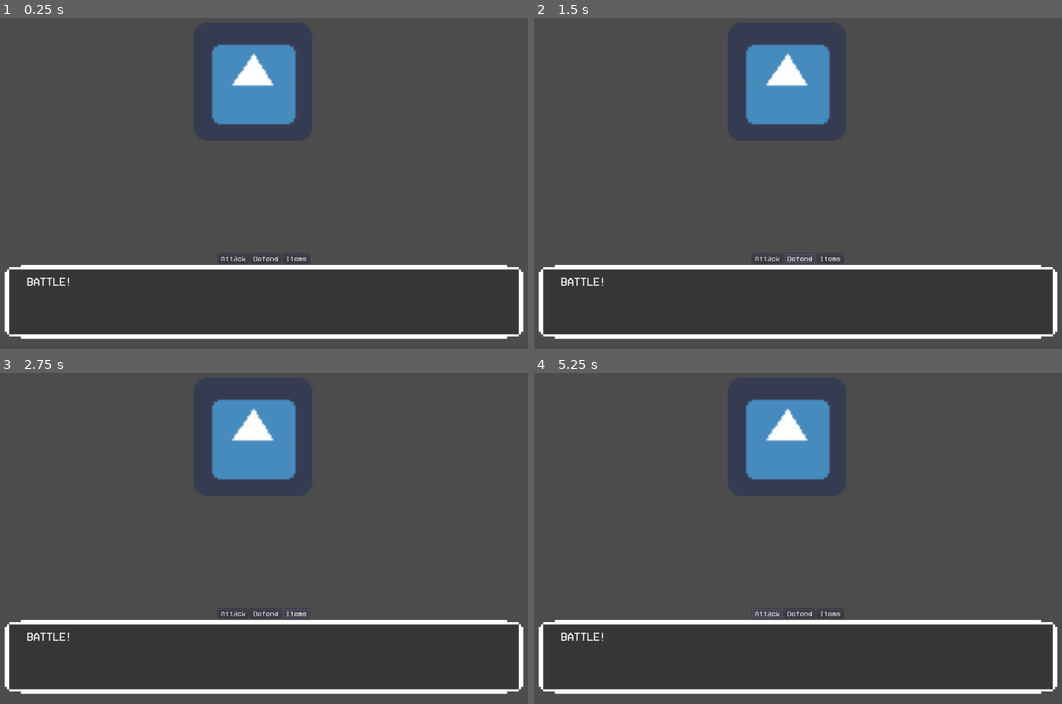
Above: before the commit, frames 1-4 (two rows, left to right).
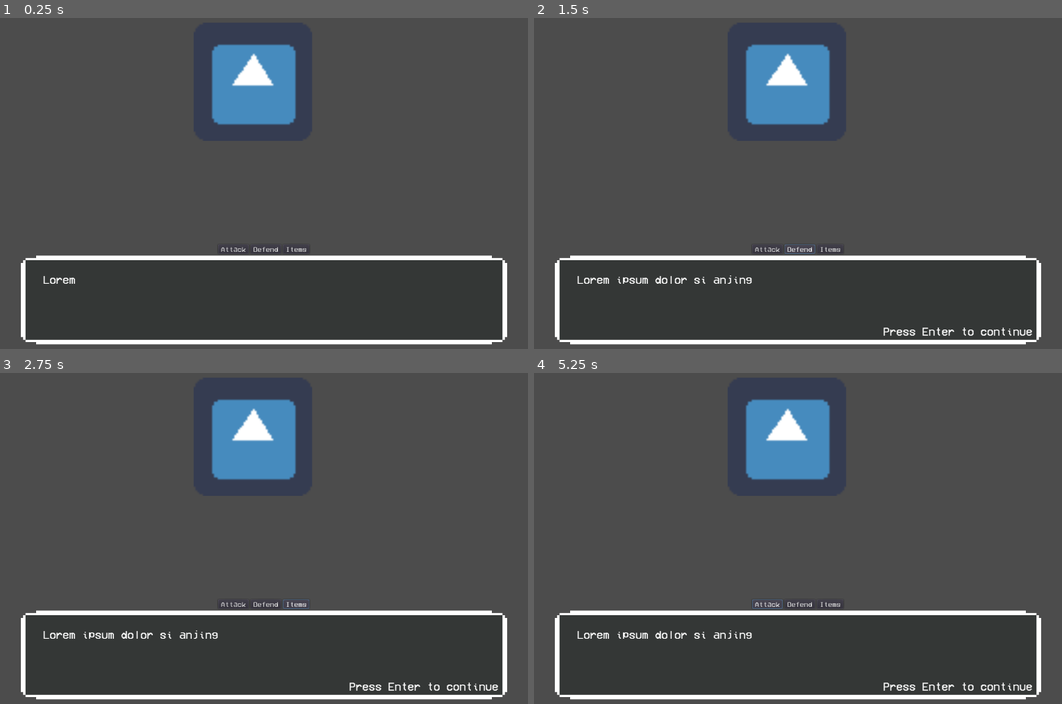
Above: after the commit, the same moments.

Repository: mharitsnf/TheVoiceGame
Game: Godot game, scene res://src/combat/CombatScene.tscn
Same seed, same stepped clock (60 frames per second), same inputs: the game is played once before the commit and once after it. The engine's default icon, where the game draws it, is replaced by a stand-in: a white triangle on a blue panel in a dark square.
Inputs:
- Up to frame 1 (0.25 s): no input
- Up to frame 2 (1.5 s): click "Attack" at 0.5 s; click "Defend" at 1.25 s
- Up to frame 3 (2.75 s): click "Items" at 2 s
- Up to frame 4 (5.25 s): click "Attack" at 2.75 s; click "Defend" at 3.5 s; click "Items" at 4.25 s; click "Attack" at 5 s

The runs differ from the first frame. In frame 1, 6.8% of the frame differs, in the area x 0-100%, y 69-99%; in frame 2, 7.2%, in the area x 0-100%, y 68-99%; in frame 3, 7.2%; in frame 4, 7.2%.

Commit message:
Template turn based finished

Diff:
--- /dev/null
+++ b/assets/DialogueBox.tres
@@ -0,0 +1,8 @@
+[gd_resource type="DynamicFont" load_steps=2 format=2]
+
+[sub_resource type="DynamicFontData" id=1]
+font_path = "res://assets/font/VCR_OSD_MONO_1.001.ttf"
+
+[resource]
+size = 24
+font_data = SubResource( 1 )
--- a/src/HUD/DialogueBox.tscn
+++ b/src/HUD/DialogueBox.tscn
@@ -1,16 +1,38 @@
-[gd_scene load_steps=4 format=2]
+[gd_scene load_steps=5 format=2]
 
 [ext_resource path="res://assets/dialogue_box.png" type="Texture" id=1]
+[ext_resource path="res://src/HUD/dialogue_box.gd" type="Script" id=2]
+[ext_resource path="res://assets/DialogueBox.tres" type="DynamicFont" id=3]
 
-[sub_resource type="DynamicFontData" id=1]
-font_path = "res://assets/font/VCR_OSD_MONO_1.001.ttf"
+[sub_resource type="Animation" id=3]
+resource_name = "start"
+tracks/0/type = "value"
+tracks/0/path = NodePath("Background/MarginContainer/RichTextLabel:percent_visible")
+tracks/0/interp = 1
+tracks/0/loop_wrap = true
+tracks/0/imported = false
+tracks/0/enabled = true
+tracks/0/keys = {
+"times": PoolRealArray( 0, 1 ),
+"transitions": PoolRealArray( 1, 1 ),
+"update": 0,
+"values": [ 0.0, 1.0 ]
+}
 
-[sub_resource type="DynamicFont" id=2]
-size = 24
-font_data = SubResource( 1 )
+[node name="DialogueBox" type="Control"]
+anchor_top = 0.5
+anchor_right = 1.0
+anchor_bottom = 0.5
+script = ExtResource( 2 )
+__meta__ = {
+"_edit_use_anchors_": true
+}
 
-[node name="DialogueBox" type="NinePatchRect"]
-margin_right = 1050.0
+[node name="Background" type="NinePatchRect" parent="."]
+anchor_left = 0.5
+anchor_right = 0.5
+margin_left = -525.0
+margin_right = 525.0
 margin_bottom = 192.0
 texture = ExtResource( 1 )
 region_rect = Rect2( 0, 0, 240, 160 )
@@ -22,7 +44,7 @@
 "_edit_use_anchors_": false
 }
 
-[node name="MarginContainer" type="MarginContainer" parent="."]
+[node name="MarginContainer" type="MarginContainer" parent="Background"]
 anchor_top = 0.5
 anchor_right = 1.0
 anchor_bottom = 0.5
@@ -34,9 +56,24 @@
 "_edit_use_anchors_": false
 }
 
-[node name="RichTextLabel" type="RichTextLabel" parent="MarginContainer"]
+[node name="RichTextLabel" type="RichTextLabel" parent="Background/MarginContainer"]
 margin_right = 952.0
 margin_bottom = 112.0
-custom_fonts/normal_font = SubResource( 2 )
+custom_fonts/normal_font = ExtResource( 3 )
 bbcode_text = "BATTLE!"
 text = "BATTLE!"
+
+[node name="Label" type="Label" parent="Background"]
+visible = false
+margin_left = 709.0
+margin_top = 152.0
+margin_right = 1031.0
+margin_bottom = 174.0
+custom_fonts/font = ExtResource( 3 )
+text = "Press Enter to continue"
+__meta__ = {
+"_edit_use_anchors_": false
+}
+
+[node name="AnimationPlayer" type="AnimationPlayer" parent="."]
+anims/start = SubResource( 3 )
--- /dev/null
+++ b/src/HUD/dialogue_box.gd
@@ -0,0 +1,25 @@
+extends Control
+onready var text_label = $Background/MarginContainer/RichTextLabel
+
+signal comment_done
+signal next_pressed
+
+func _process(delta):
+	if Input.is_action_just_pressed("ui_accept"):
+		emit_signal("next_pressed")
+
+func show_comment(comments, break_at_end):
+	var count = 0
+	for value in comments:
+		$Background/Label.visible = false
+		text_label.percent_visible = 0
+		text_label.text = value
+		$AnimationPlayer.play("start")
+		yield($AnimationPlayer, "animation_finished")
+		count += 1
+		if count == comments.size() and break_at_end:
+			break
+		$Background/Label.visible = true
+		yield(self, "next_pressed")
+
+	emit_signal("comment_done")
--- a/src/autoload/global.gd
+++ b/src/autoload/global.gd
@@ -3,3 +3,5 @@
 var attack_button : Button
 var defend_button : Button
 var items_button : Button
+
+var dialogue_box : Control
--- a/src/character/battler.gd
+++ b/src/character/battler.gd
@@ -2,6 +2,11 @@
 class_name Battler
 
 signal end_turn
+enum roles {
+	ENEMY
+	PLAYER
+}
+var role
 
 func play_turn():
 	pass
--- a/src/character/enemy.gd
+++ b/src/character/enemy.gd
@@ -1,6 +1,10 @@
 extends Battler
 class_name Enemy
 
+func _ready():
+	role = roles.ENEMY
+
 func play_turn():
 	yield(get_tree().create_timer(2), "timeout")
-	print('kelar juga')
+	Global.dialogue_box.show_comment(['Enemy tickles you!'], false)
+	yield(Global.dialogue_box, "comment_done")
--- a/src/character/main_character.gd
+++ b/src/character/main_character.gd
@@ -3,18 +3,19 @@
 
 signal button_selected
 
+func _ready():
+	role = roles.PLAYER
+
 func _attack_button_up():
-	print('attack')
 	emit_signal("button_selected")
 
 func _defend_button_up():
-	print('defend')
 	emit_signal("button_selected")
 
 func _items_button_up():
-	print('item')
 	emit_signal("button_selected")
 
 func play_turn():
 	yield(self, "button_selected")
-	print('sedap')
+	Global.dialogue_box.show_comment(['You did something!'], false)
+	yield(Global.dialogue_box, "comment_done")
--- a/src/combat/CombatScene.tscn
+++ b/src/combat/CombatScene.tscn
@@ -16,7 +16,7 @@
 scale = Vector2( 4, 4 )
 texture = ExtResource( 3 )
 
-[node name="Control" type="Control" parent="."]
+[node name="HUD" type="Control" parent="."]
 margin_top = 544.0
 margin_right = 1200.0
 margin_bottom = 768.0
@@ -24,38 +24,39 @@
 "_edit_use_anchors_": false
 }
 
-[node name="VBoxContainer" type="VBoxContainer" parent="Control"]
-anchor_right = 1.0
-anchor_bottom = 1.0
-margin_left = 40.0
-margin_right = -40.0
-alignment = 1
+[node name="VBoxContainer" type="VBoxContainer" parent="HUD"]
+anchor_left = 0.5
+anchor_right = 0.5
+margin_left = -560.0
+margin_right = 560.0
+margin_bottom = 224.0
 __meta__ = {
 "_edit_use_anchors_": false
 }
 
-[node name="HBoxContainer" type="HBoxContainer" parent="Control/VBoxContainer"]
-margin_top = 20.0
+[node name="HBoxContainer" type="HBoxContainer" parent="HUD/VBoxContainer"]
 margin_right = 1120.0
-margin_bottom = 40.0
+margin_bottom = 20.0
 alignment = 1
 
-[node name="Attack" parent="Control/VBoxContainer/HBoxContainer" instance=ExtResource( 5 )]
+[node name="Attack" parent="HUD/VBoxContainer/HBoxContainer" instance=ExtResource( 5 )]
 margin_left = 461.0
 margin_right = 527.0
 
-[node name="Defend" parent="Control/VBoxContainer/HBoxContainer" instance=ExtResource( 5 )]
+[node name="Defend" parent="HUD/VBoxContainer/HBoxContainer" instance=ExtResource( 5 )]
 margin_left = 531.0
 margin_right = 597.0
 text = "Defend"
 
-[node name="Items" parent="Control/VBoxContainer/HBoxContainer" instance=ExtResource( 5 )]
+[node name="Items" parent="HUD/VBoxContainer/HBoxContainer" instance=ExtResource( 5 )]
 margin_left = 601.0
 margin_right = 658.0
 text = "Items"
 
-[node name="DialogueBox" parent="Control/VBoxContainer" instance=ExtResource( 1 )]
-margin_top = 44.0
+[node name="DialogueBox" parent="HUD/VBoxContainer" instance=ExtResource( 1 )]
+anchor_top = 0.0
+anchor_right = 0.0
+anchor_bottom = 0.0
+margin_top = 24.0
 margin_right = 1120.0
-margin_bottom = 204.0
-rect_min_size = Vector2( 240, 160 )
+margin_bottom = 24.0
--- a/src/combat/combat_scene.gd
+++ b/src/combat/combat_scene.gd
@@ -3,18 +3,23 @@
 var player = preload("res://src/character/MainCharacter.tscn")
 var enemy = preload("res://src/character/Enemy.tscn")
 
+var dialogue_initial_text = ["Lorem ipsum dolor si anjing", 'si anjing cokelat pake susu krim dibekuin', 'FIGHT!!']
+
 func _ready():
-	Global.attack_button = $Control/VBoxContainer/HBoxContainer/Attack
-	Global.defend_button = $Control/VBoxContainer/HBoxContainer/Defend
-	Global.items_button = $Control/VBoxContainer/HBoxContainer/Items
+	Global.attack_button = $HUD/VBoxContainer/HBoxContainer/Attack
+	Global.defend_button = $HUD/VBoxContainer/HBoxContainer/Defend
+	Global.items_button = $HUD/VBoxContainer/HBoxContainer/Items
+	Global.dialogue_box = $HUD/VBoxContainer/DialogueBox
 
 	var player_instance = player.instance()
+	var enemy_instance = enemy.instance()
 
 	Global.attack_button.connect("button_up", player_instance, '_attack_button_up')
 	Global.defend_button.connect("button_up", player_instance, '_defend_button_up')
 	Global.items_button.connect("button_up", player_instance, '_items_button_up')
 
-	var enemy_instance = enemy.instance()
+	Global.dialogue_box.show_comment(dialogue_initial_text, true)
+	yield(Global.dialogue_box, "comment_done")
 
 	$TurnQueue.add_child(player_instance)
 	$TurnQueue.add_child(enemy_instance)
--- a/src/turn_queue.gd
+++ b/src/turn_queue.gd
@@ -2,6 +2,7 @@
 class_name TurnQueue
 
 var active_character : Battler
+var turn := 0
 
 func initialize():
 	active_character = get_child(0)
@@ -9,10 +10,20 @@
 	play_turn()
 
 func play_turn():
+	print(turn)
+
+	if active_character.role == Battler.roles.PLAYER and turn != 0:
+		Global.dialogue_box.show_comment(['Come on, do something...'], true)
+		yield(Global.dialogue_box, "comment_done")
+	if active_character.role == Battler.roles.ENEMY:
+		Global.dialogue_box.show_comment(["Enemy's turn..."], true)
+		yield(Global.dialogue_box, "comment_done")
+
 	yield(active_character.play_turn(), 'completed')
 	next_turn()
 
 func next_turn():
 	var new_index : int = (active_character.get_index() + 1) % get_child_count()
 	active_character = get_child(new_index)
+	turn += 1
 	play_turn()
Not shown, added: export_presets.cfg
